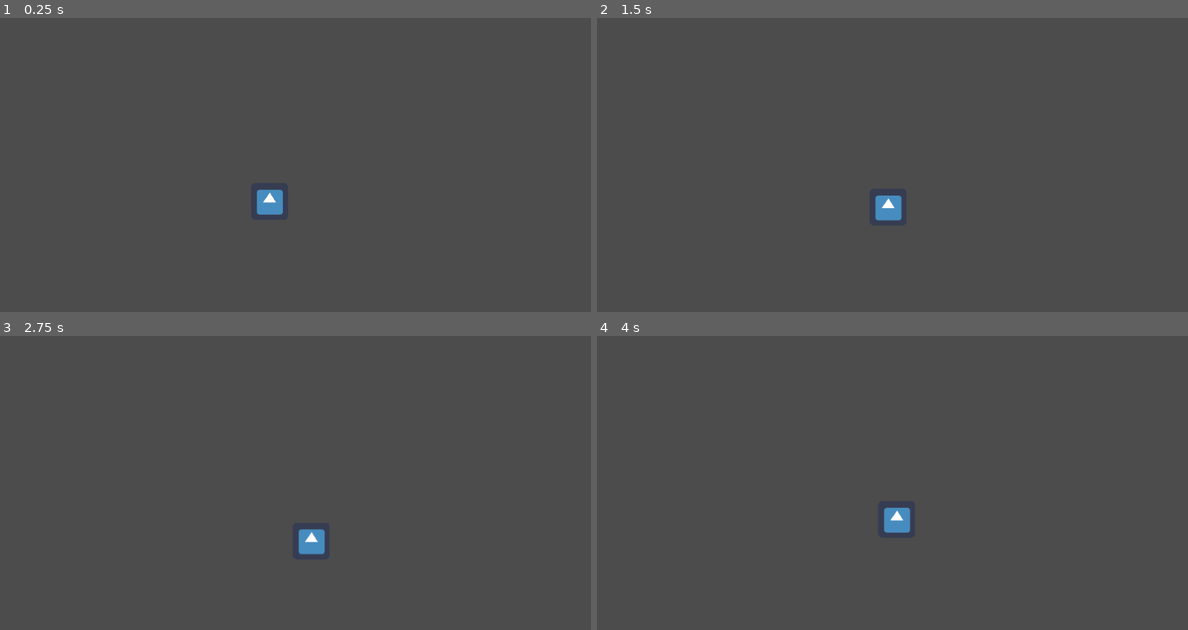
Above: before the commit, frames 1-4 (two rows, left to right).
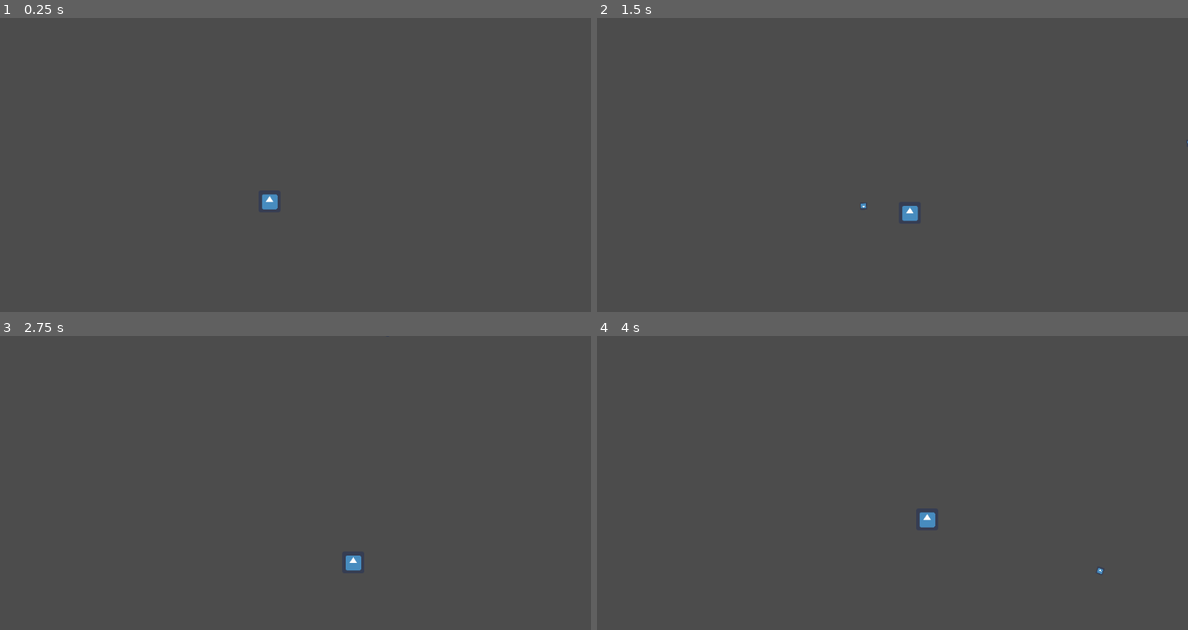
Above: after the commit, the same moments.

Repository: HedgeLizards/GGJ22
Game: Godot game, scene res://scenes/Main.tscn
The game is run twice, just before and just after one commit, with the same random seed, the same clock (stepped at 60 frames per second) and the same inputs. The engine's default icon, where the game draws it, is replaced by a stand-in: a white triangle on a blue panel in a dark square.
Inputs (mouse positions are in pixels of both pictures, inside the frame that each line leads up to):
- Up to frame 1 (0.25 s): no input
- Up to frame 2 (1.5 s): tap Enter at 0.5 s; move the mouse to (1022, 173) at 0.52 s; press the mouse at (1022, 173) at 0.53 s; hold D (right) 0.53-1.28 s; move the mouse to (774, 209) at 1.27 s; release the mouse at (774, 209) at 1.28 s; hold S (down) from 1.28 s (still down); click (774, 209) at 1.35 s
- Up to frame 3 (2.75 s): move the mouse to (354, 433) at 2.02 s; release S (down) at 2.03 s; press the mouse at (354, 433) at 2.03 s; hold D (right) from 2.03 s (still down)
- Up to frame 4 (4 s): move the mouse to (862, 577) at 2.77 s; release D (right) at 2.78 s; release the mouse at (862, 577) at 2.78 s; hold W (up) 2.78-3.53 s; click (862, 577) at 2.85 s; move the mouse to (1069, 559) at 3.52 s; press the mouse at (1069, 559) at 3.53 s; hold A (left) from 3.53 s (still down)

The runs differ from the first frame. In frame 1, 0.3% of the frame differs, in the area x 43-48%, y 58-67%; in frame 2, 0.5%, in the area x 44-100%, y 41-70%; in frame 3, 0.5%; in frame 4, 0.5%.

Commit message:
shooting

Diff:
--- a/scenes/Bullet.tscn
+++ b/scenes/Bullet.tscn
@@ -1,11 +1,13 @@
-[gd_scene load_steps=3 format=2]
+[gd_scene load_steps=4 format=2]
 
 [ext_resource path="res://assets/icon.png" type="Texture" id=1]
+[ext_resource path="res://scripts/Bullet.gd" type="Script" id=2]
 
 [sub_resource type="CircleShape2D" id=1]
 radius = 8.0
 
-[node name="Bullet" type="KinematicBody2D"]
+[node name="Bullet" type="Area2D"]
+script = ExtResource( 2 )
 
 [node name="CollisionShape2D" type="CollisionShape2D" parent="."]
 shape = SubResource( 1 )
--- a/scenes/Player.tscn
+++ b/scenes/Player.tscn
@@ -10,7 +10,10 @@
 script = ExtResource( 1 )
 
 [node name="Sprite" type="Sprite" parent="."]
+scale = Vector2( 0.6, 0.6 )
 texture = ExtResource( 2 )
 
 [node name="CollisionShape2D" type="CollisionShape2D" parent="."]
 shape = SubResource( 1 )
+
+[node name="Body" type="Node2D" parent="."]
--- /dev/null
+++ b/scripts/Bullet.gd
@@ -0,0 +1,15 @@
+extends Area2D
+
+export var speed = 600
+export var distance = 600
+
+# Called when the node enters the scene tree for the first time.
+func _ready():
+	pass # Replace with function body.
+
+
+func _physics_process(delta):
+	move_local_x(speed * delta)
+	distance -= speed * delta
+	if distance < 0:
+		queue_free()
--- a/scripts/Player.gd
+++ b/scripts/Player.gd
@@ -1,11 +1,10 @@
 extends KinematicBody2D
 
 
-# Declare member variables here. Examples:
-# var a = 2
-# var b = "text"
-export var speed = 50
+export var speed = 100
 
+
+const Bullet = preload("res://scenes/Bullet.tscn")
 
 # Called when the node enters the scene tree for the first time.
 func _ready():
@@ -13,11 +12,25 @@
 
 
 
+func _input(event):
+	if event.is_action_pressed("shoot"):
+		shoot()
+
+
+func shoot():
+	var bullet = Bullet.instance()
+
+	bullet.global_transform = $Body.global_transform
+	get_node("/root").add_child(bullet)
+
 func _physics_process(delta):
 	var inp = Vector2(
 		int(Input.is_action_pressed("right")) - int(Input.is_action_pressed("left")),
 		int(Input.is_action_pressed("down")) - int(Input.is_action_pressed("up"))
 	)
 
-	var vel = inp * speed
+	var vel = inp.normalized() * speed
 	self.move_and_slide(vel)
+
+	var mouse_position = get_global_mouse_position()
+	$Body.look_at(mouse_position)
